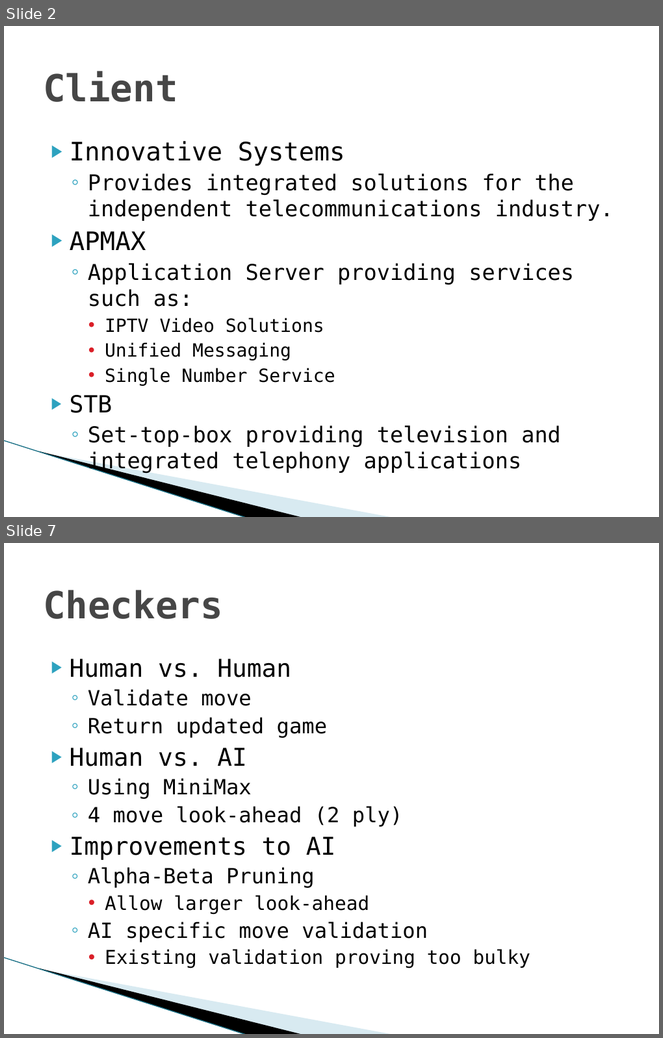
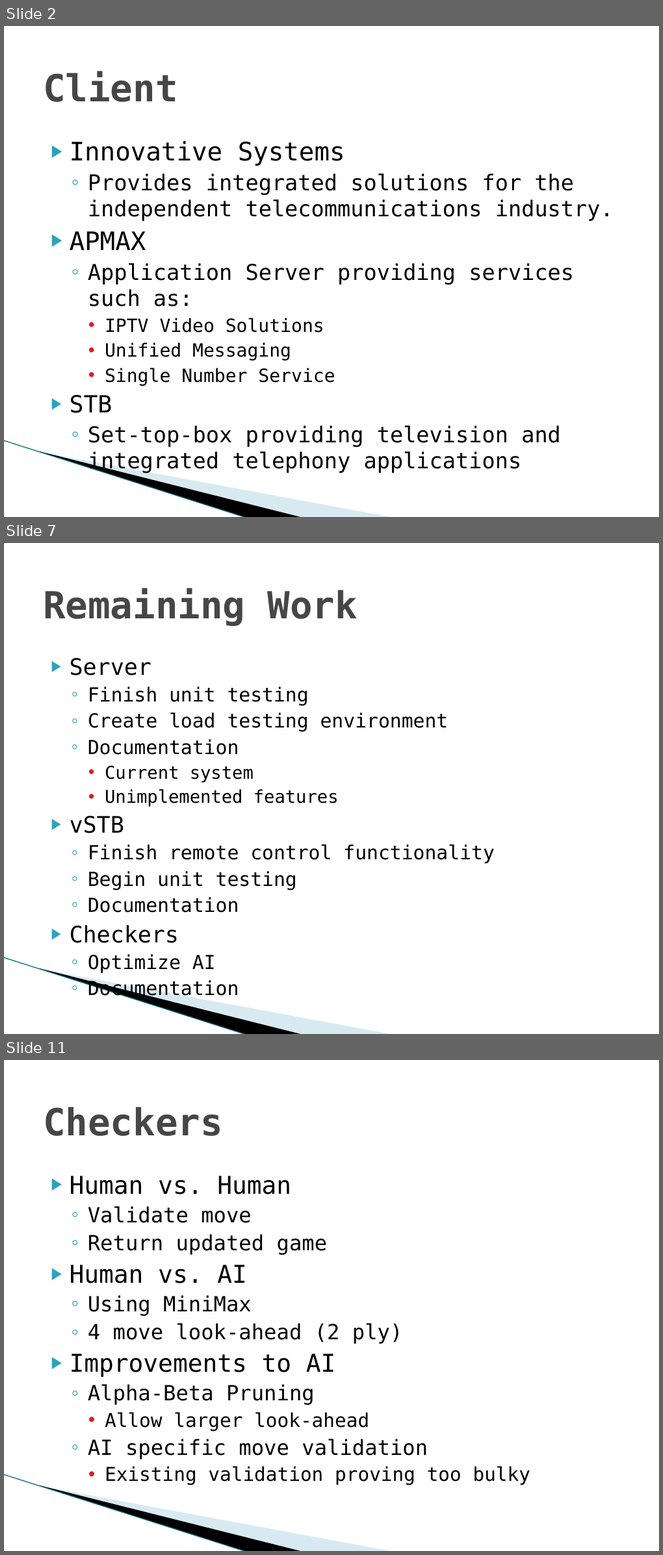
Before and after one commit to SDSMT-CSC/STBMF, a slide deck: docs/srDesign_ClientPresentation3.pptx. Shown one above the other, each under a label of ours: slides 2 and 7 before the commit, slides 2, 7 and 11 after it; the slides between them are not shown. The pictures are 663x1038 and 663x1555 pixels, drawn with LibreOffice and Linux fonts; fonts in the diff are those of the drawing; background and template pictures are left out. Boxes give left, top, right and bottom in pixels: in the first picture for what was removed or moved away, otherwise in the second. Text is boxed around its words. In the diff, an @@ line names an element or a change of style, - is before the commit and + after.

```diff
--- a/docs/srDesign_ClientPresentation3.pptx
+++ b/docs/srDesign_ClientPresentation3.pptx
@@ slide 7 added at [4,543,659,1034], background #FFFFFF; not listed: 3 template elements that a slide beside it also shows @@
@@ title added at [43,588,358,626], 41 pt, text #464646, bold @@
+Remaining Work
@@ text added at [70,658,495,974], 21.3 pt, text #000000 @@
+▶ Server
+  ◦ Finish unit testing
+  ◦ Create load testing environment
+  ◦ Documentation
+    • Current system
+    • Unimplemented features
+▶ vSTB
+  ◦ Finish remote control functionality
+  ◦ Begin unit testing
+  ◦ Documentation
+▶ Checkers
+  ◦ Optimize AI
+  ◦ Documentation
@@ what was slide 7 is now slide 11 @@
```
Also in this commit, not shown: 3 slides changed, 7 other slides added, 1 slide removed.
